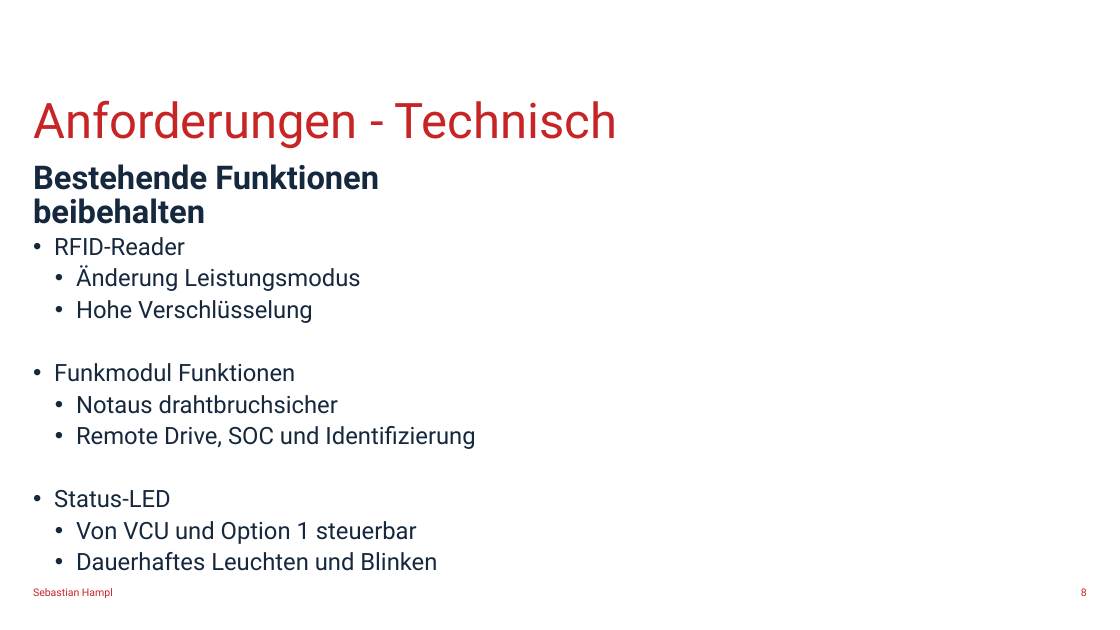
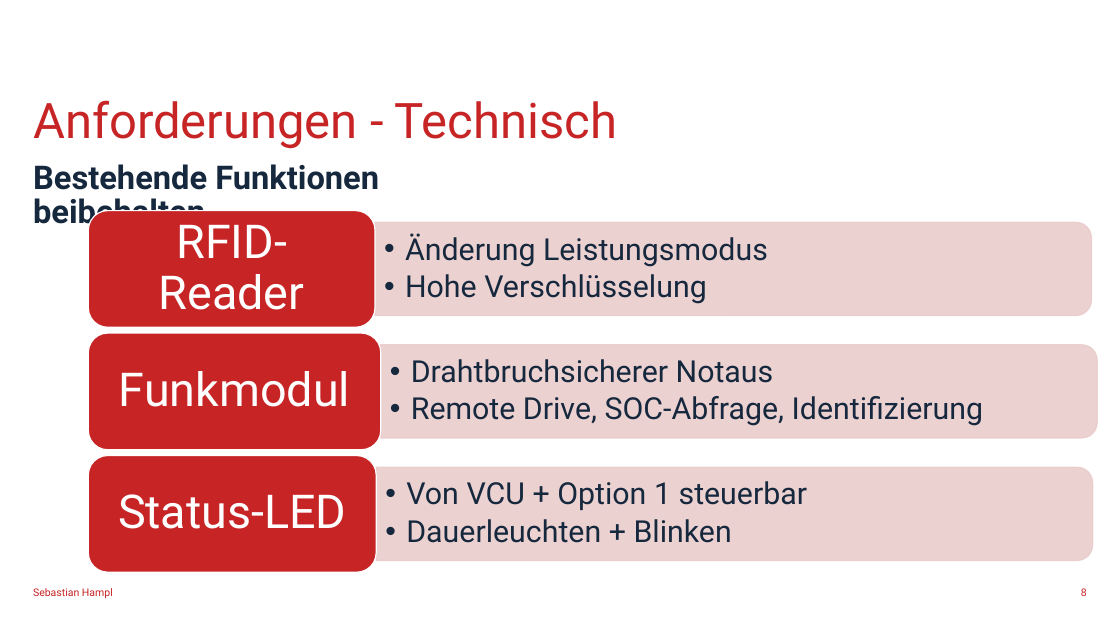
Before and after one commit to SebastianHampl18/Bachelorarbeit, a slide deck: slide 8 of Abschlussvortrag/Abschluss Sebastian Hampl.pptx. Drawn at 1120x630 pixels with LibreOffice and Linux fonts; fonts in the diff are those of the drawing; background and template pictures are left out. Boxes give left, top, right and bottom in pixels: in the first picture for what was removed or moved away, otherwise in the second. Text is boxed around its words. In the diff, an @@ line names an element or a change of style, - is before the commit and + after.

```diff
--- a/Abschlussvortrag/Abschluss Sebastian Hampl.pptx
+++ b/Abschlussvortrag/Abschluss Sebastian Hampl.pptx
@@ text removed at bbox=[54, 237, 475, 571] @@
-• RFID-Reader
-  • Änderung Leistungsmodus
-  • Hohe Verschlüsselung
-• Funkmodul Funktionen
-  • Notaus drahtbruchsicher
-  • Remote Drive, SOC und Identifizierung
-• Status-LED
-  • Von VCU und Option 1 steuerbar
-  • Dauerhaftes Leuchten und Blinken
@@ group added at bbox=[88, 211, 1097, 572]: 6 texts, 3 round same rects, 3 rounded rectangles @@
+  • Änderung Leistungsmodus
+  • Hohe Verschlüsselung
+RFID-Reader
+  • Drahtbruchsicherer Notaus
+  • Remote Drive, SOC-Abfrage, Identifizierung
+Funkmodul
+  • Von VCU + Option 1 steuerbar
+  • Dauerleuchten + Blinken
+Status-LED
```
Also in this commit, not shown: 12 other slides changed, 22 slides added, 4 slides removed, 15 other files.
